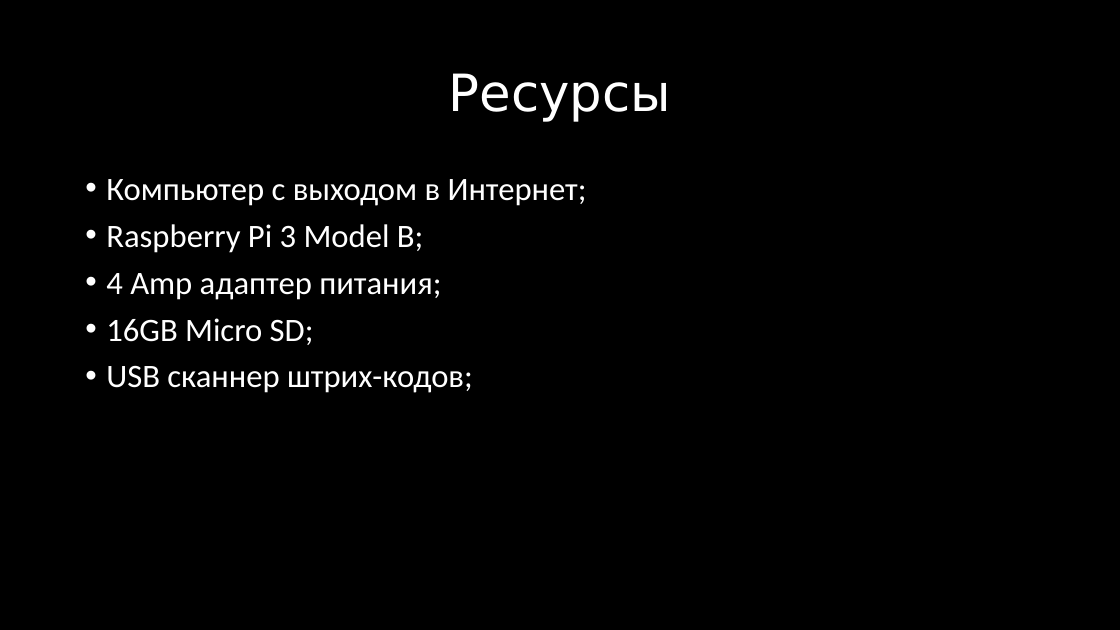
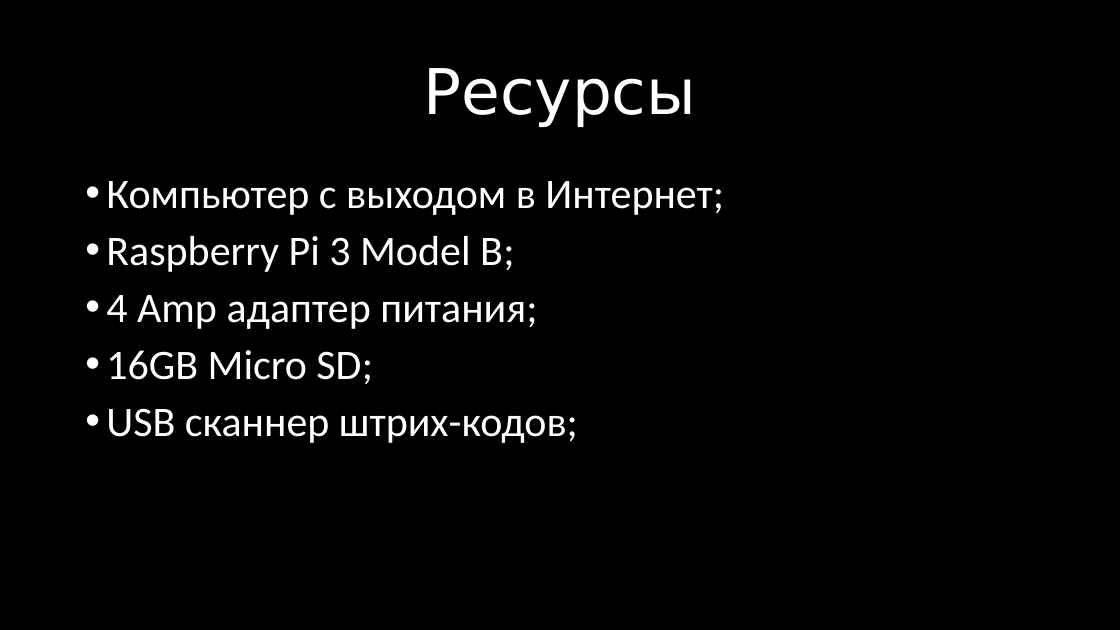
Before and after one commit to Komaricus/SmartFood, a slide deck: slide 6 of 15.11.2018 16-30.pptx. Drawn at 1120x630 pixels with LibreOffice and Linux fonts; fonts in the diff are those of the drawing; background and template pictures are left out. Boxes give left, top, right and bottom in pixels: in the first picture for what was removed or moved away, otherwise in the second. Text is boxed around its words. In the diff, an @@ line names an element or a change of style, - is before the commit and + after.

```diff
--- a/15.11.2018 16-30.pptx
+++ b/15.11.2018 16-30.pptx
@@ title "Ресурсы" at box(423, 68, 696, 127): size 44 to 54 pt @@
@@ text "Компьютер с выходом в Интернет;" at box(106, 181, 724, 443): size 28 to 36 pt @@
```
Also in this commit, not shown: 5 other slides changed.
